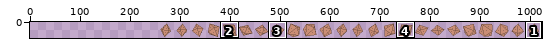
Pixel-art file: assets/source/aseprite/rolls/blast_d10.aseprite. Above, an overview of the earlier version with the close-up marked.
Close-up. Old version:
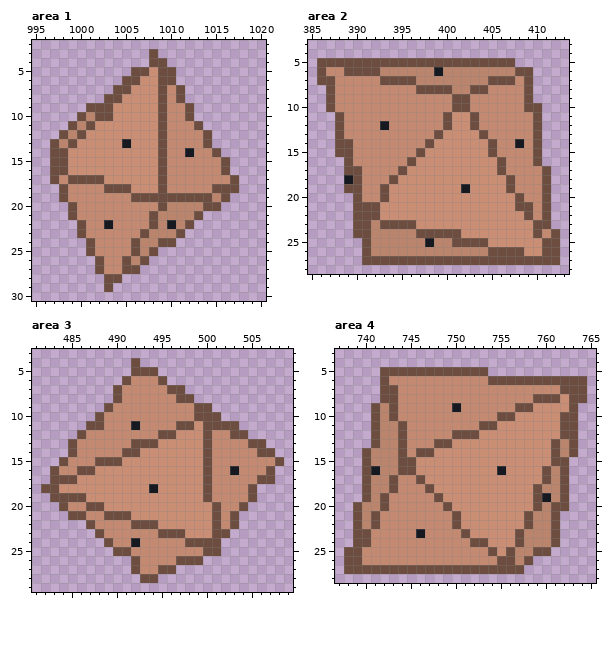
768x32 pixels, 1 frame. Colours within 5 levels of each other are drawn and written as one. Shown: area 1: x 995..1020, y 2..30; area 2: x 385..413, y 3..28; area 3: x 481..509, y 3..29; area 4: x 737..765, y 3..28. The old version is drawn lined up with the new one, on the new canvas. The commit also changed other parts of the picture, which this record leaves out.
And afterwards:
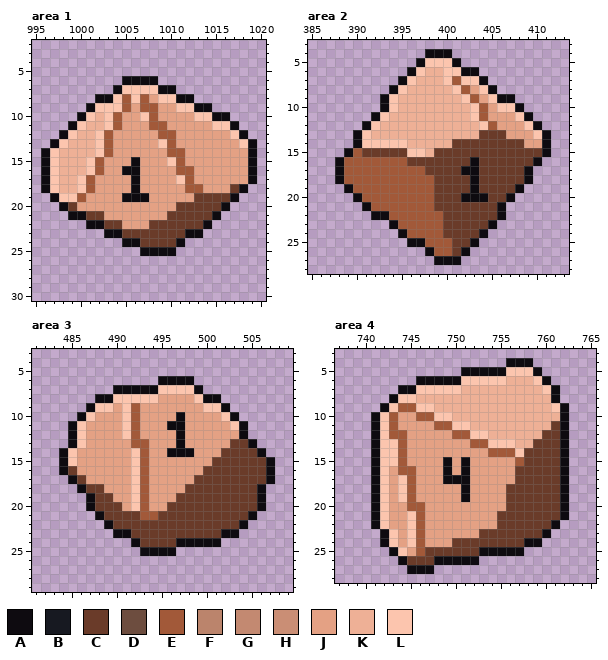
Palette (. is transparent): A #0e0b10  B #171921  C #6a3b29  D #6d4d3f  E #a25939  F #bb846c  G #c38971  H #ca8e75  J #e4a184  K #eeb096  L #fcc5ae
Change:
canvas 768x32 -> 1024x32, the old top-left corner now at 256,1 (the part of the old canvas that was cut away was empty and is not shown)
Changed rows in their new state; - is an unchanged pixel.
Area 1:
first column x 996:
 3 ------------.-----------
 4 ------------..----------
 5 ----------.....---------
 6 ---------AAAA..---------
 7 --------ALLLLAA.--------
 8 ------AALELEJLLAA-------
 9 -----ALLLEJEEJJLLAA-----
10 ----ALKLEJJLEJJJJLLAA---
11 ---ALKKLEJJJEEJJJJJLLA--
12 --ALKKLEJJJJJEEJJJJJJLA-
13 -ALKKKLEJJJJJLEJJJJJJJLA
14 ALKKKKLEJJJJJJEEJJJJJJJA
15 ALKKKLEJJJAJJJLEJJJJJJJA
16 ALKKKLEJJAAJJJJEEJJJJJJA
17 ALKKLEJJJJAJJJJLEJJJJJJA
18 ALKKLEJJJJAJJJJJEEJJJCA-
19 -ALLEJJJJAAAJJJJJCCCCA--
20 --ACJJJJJJJJJJJCCCCCA---
21 ---AACCJJJJJJJCCCCCA----
22 ----.AACCJJJCCCCCCA-----
23 ----...AACCCCCCCAA------
24 -----....AACCCCA--------
25 -----......AAAA---------
26 ------......------------
27 ------.....-------------
28 -------..---------------
29 -------.----------------
Area 2:
first column x 386:
 4 ------------AAA------------
 5 ...........ALLLA......-----
 6 ..........ALKKLLAA......---
 7 .........ALKKKLELLA.....---
 8 -.......ALKKKKKLEJLA....---
 9 -......ALKKKKKKKLEJLAA..---
10 -......ALKKKKKKKKLEJLLA..--
11 --....ALKKKKKKKKKLEJJJLA.--
12 --...ALKKKKKKKKKKKLEJJJLA--
13 --..ALKKKKKKKKKKKKCCCJJJLA-
14 --..ALLLLLKKKKKCCCCCCCCJJA-
15 --.AECCCCCLLKCCCCCCCCCCCCA-
16 --AEEEEEEECCCCCCCACCCCCCA--
17 --AEEEEEEEEECCCCAACCCCCA..-
18 --AEEEEEEEEEECCCCACCCCCA..-
19 ---AEEEEEEEEECCCCACCCCA...-
20 ----AEEEEEEEECCCAAACCA....-
21 ----.AEEEEEEECCCCCCCA.....-
22 ----..AAEEEEEECCCCCCA.....-
23 ----....AEEEEECCCCCA......-
24 ----.....AEEEECCCCA........
25 -----.....AAEEECCA.........
26 -----.......AEECA..........
27 -----........AAA...........
Area 3:
first column x 482:
 4 ----------.----------------
 5 ----------...--------------
 6 ---------....AAAA----------
 7 --------AAAAALLLLA---------
 8 ------AALLLLLJJJJLAA-------
 9 -----ALLJLEJJJJJJJLLA------
10 ----ALJJJLEJJJJAJJJJLA-----
11 ---ALJJJJLEJJJAAJJJJJLA----
12 ---ALJJJJLEJJJJAJJJJJJA----
13 ---ALJJJJJEEJJJAJJJJJCCA.--
14 --ALJJJJJJLEJJAAAJJJCCCCA.-
15 --ALJJJJJJLEJJJJJJJCCCCCCA.
16 -.ACJJJJJJLEJJJJJJCCCCCCCA-
17 -..ACJJJJJLEJJJJJCCCCCCCCA-
18 ....ACCJJJLEJJJJCCCCCCCCA--
19 -....ACCJJLEJJJCCCCCCCCCA--
20 --...ACCCJLEJJCCCCCCCCCCA--
21 ---...ACCCCEECCCCCCCCCCA---
22 -----..ACCCCCCCCCCCCCCA----
23 ------..AACCCCCCCCCCAA-----
24 -------...ACCCCAAAAA-------
25 --------...AAAA.....-------
26 ----------........---------
27 ----------.....------------
28 -----------..--------------
Area 4:
first column x 738:
 4 ------------------AAA------
 5 ----.........AAAAALLLA-----
 6 ----....AAAAALLLLLKKKLA....
 7 ----..AALLLLLKKKKKKKKKLA...
 8 ----.ALLKKKKKKKKKKKKKKKA...
 9 ---.ALEELLKKKKKKKKKKKKKLA.-
10 ---ALEJJEELLKKKKKKKKKKKKA.-
11 ---ALEJJJJEELLKKKKKKKKKCA.-
12 ---ALEEJJJJJEELLKKKKKKCCA.-
13 ---ALLEJJJJJJJEELLLKKCCCA.-
14 --.ALLEJJJJJJJJJEEELCCCCA.-
15 --.ALLEJJJJAJAJJJJJECCCCA--
16 --.ALJEEJJJAJAJJJJJCCCCCA--
17 --.ALJLEJJJAAAJJJJJCCCCCA--
18 --.ALJLEJJJJJAJJJJCCCCCCA--
19 --.ALJLEJJJJJAJJJJCCCCCCA--
20 -..ALJJEEJJJJJJJJJCCCCCCA--
21 -..ALJJLEJJJJJJJJCCCCCCCA--
22 -..ALJJLEJJJJJJJJCCCCCCA---
23 -...ALJLEJJJJJJCCCCCCCA.---
24 -...ALJLEJJJCCCCCCCCAA..---
25 .....ALJECCCCCCAAAAA...----
26 ......ACCCAAAAA......------
27 .......AAA..........-------
Changed places in both close-ups, as pixel boxes (x1, y1, x2, y2):
changed: (41, 49, 257, 292)
changed: (317, 49, 560, 265)
changed: (41, 358, 284, 583)
changed: (344, 358, 587, 574)
